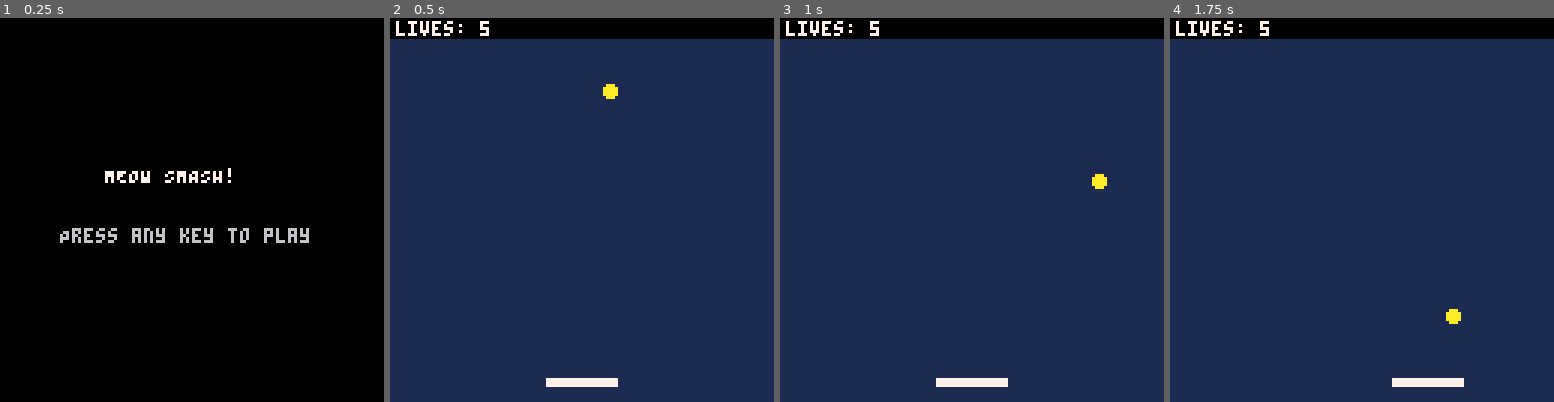
Above: before the commit, frames 1-4 (left to right).
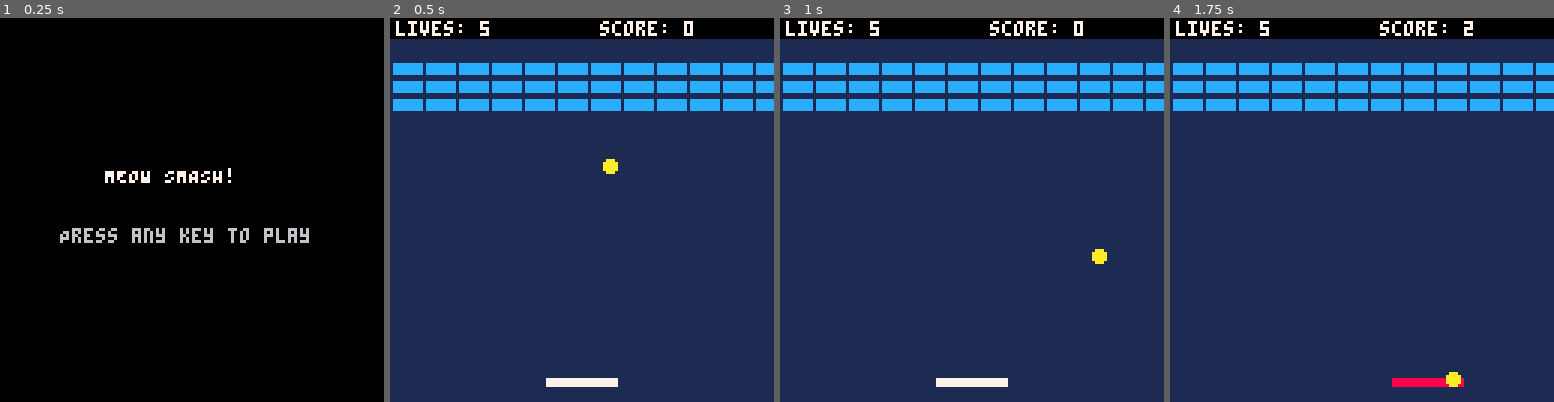
Above: after the commit, the same moments.

Repository: clintkelly/orbit-guard
Game: PICO-8 cartridge meow_smash.p8
Two runs of this game, one before a commit and one after it. Both use one fixed random seed, a clock stepped at 60 frames per second and the inputs below.
Inputs:
- Up to frame 1 (0.25 s): no input
- Up to frame 2 (0.5 s): tap X (X key) at 0.33 s
- Up to frame 3 (1 s): tap O (Z key) at 0.7 s
- Up to frame 4 (1.75 s): tap X (X key) at 1.07 s; hold Right from 1.6 s (still down); tap O (Z key) at 1.7 s

Frame 1 is identical in both runs. In frame 2, 9.0% of the frame differs, in the area x 0-100%, y 0-41%; in frame 3, 9.1%; in frame 4, 9.5%, in the area x 0-100%, y 0-97%.

Commit message:
Complete Meow Smash breakout gameplay
Major additions:
- Full brick layout: 3 rows x 12 columns (36 bricks total)
- Collision system: Generic box collision detection for reusable physics
- Scoring system: +1 point for paddle hits, +10 points for brick destruction
- Sound effects: Different sounds for paddle, brick, wall, and life loss
- UI improvements: Lives and score display in top black bar
- Ball physics: Proper spawning below bricks after life loss

Game now has complete breakout mechanics with proper scoring and feedback.

🤖 Generated with [Claude Code](https://claude.ai/code)

Co-Authored-By: Claude <noreply@anthropic.com>

Diff:
--- a/meow_smash_code/main.lua
+++ b/meow_smash_code/main.lua
@@ -62,12 +62,33 @@
 	self.flash_timer = 5
 end
 
+-- brick class --
+brick = {}
+function brick:new(x, y)
+	local obj = {
+		x = x or 60,
+		y = y or 20,
+		width = 10,
+		height = 4,
+		active = true
+	}
+	setmetatable(obj, self)
+	self.__index = self
+	return obj
+end
+
+function brick:draw()
+	if self.active then
+		rectfill(self.x, self.y, self.x + self.width - 1, self.y + self.height - 1, 12)
+	end
+end
+
 -- ball class --
 ball = {}
 function ball:new()
 	local obj = {
 		x = 64,
-		y = 15,
+		y = 40,
 		radius = 2,
 		dx = 1 + rnd(1), -- random x speed 1-3
 		dy = 1 + rnd(1)  -- random y speed 1-2
@@ -90,38 +111,32 @@
     return m
 end
 
+function ball:check_box_collision(next_x, next_y, box_x, box_y, box_w, box_h)
+	-- Detect if there is any collision at all - if not, just return
+	if next_x + self.radius < box_x then return "none" end
+	if next_x - self.radius > box_x + box_w then return "none" end
+	if next_y + self.radius < box_y then return "none" end
+	if next_y - self.radius > box_y + box_h then return "none" end
+
+	-- Calculate overlaps to determine collision direction
+	-- RHS of ball / LHS of box
+	local overlap_left = next_x + self.radius - box_x
+	-- LHS of ball / RHS of box
+	local overlap_right = box_x + box_w - (next_x - self.radius)
+	-- Bottom of ball / top of box
+	local overlap_top = next_y + self.radius - box_y
+	-- Top of ball / bottom of box
+	local overlap_bottom = box_y + box_h - (next_y - self.radius)
+
+	min_overlap = min_all(overlap_left, overlap_right, overlap_top, overlap_bottom)
+	if min_overlap == overlap_left or min_overlap == overlap_right then
+		return "side"
+	end
+	return "top"
+end
+
 function ball:check_paddle_collision(next_x, next_y)
-
-	-- Detect if there is any collision at all - if not, just return
-	if next_x + self.radius < player_paddle.x  then return "none" end
-	if next_x - self.radius > player_paddle.x + player_paddle.width then return "none" end
-	if next_y + self.radius < player_paddle.y then return "none" end
-	if next_y - self.radius > player_paddle.y + player_paddle.height then return "none" end
-
-	-- First just check for any ovelap - if none exists, then exit early
-	-- RHS of ball / LHS of paddle
-	local overlap_left = next_x + self.radius - player_paddle.x
-	-- LHS of ball / RHS of paddle
-	local overlap_right = player_paddle.x + player_paddle.width - (next_x - self.radius)
-	-- Bottom of ball / top of paddle
-	local overlap_top = next_y + self.radius - player_paddle.y
-	-- Top of ball / bottom of paddle (maybe doesn't matter)
-	local overlap_bottom = player_paddle.y + player_paddle.height - (next_y - self.radius)
-
-	printh("-------------------", "log.txt")
-	printh("ol="..overlap_left, "log.txt")
-	printh("or="..overlap_right, "log.txt")
-	printh("ot="..overlap_top, "log.txt")
-	printh("ob="..overlap_bottom, "log.txt")
-
-	min_overlap = min_all(overlap_left, overlap_right, overlap_top, overlap_bottom)
-	printh("min="..min_overlap, "log.txt")
-	if min_overlap == overlap_left or min_overlap == overlap_right then
-		printh("side", "log.txt")
-		return "side"
-	end
-	print("top", "log.txt")
-	return "top"
+	return self:check_box_collision(next_x, next_y, player_paddle.x, player_paddle.y, player_paddle.width, player_paddle.height)
 end
 
 function ball:update()
@@ -132,11 +147,13 @@
 	-- check wall collisions
 	if next_x - self.radius <= 0 or next_x + self.radius >= 128 then
 		self.dx = -self.dx
+		sfx(3)
 	end
 
 	-- bounce off top bar (7 pixels tall)
 	if next_y - self.radius <= 7 then
 		self.dy = -self.dy
+		sfx(3)
 	end
 
 	-- check if ball hits bottom (lose life)
@@ -146,9 +163,9 @@
 		if player_lives <= 0 then
 			game_state = "game_over"
 		else
-			-- reset ball position (below the black bar)
+			-- reset ball position (below the bricks)
 			self.x = 64
-			self.y = 15
+			self.y = 40
 			self.dx = 1 + rnd(1)
 			self.dy = 1 + rnd(1)
 			if rnd(1) < 0.5 then
@@ -162,11 +179,33 @@
 	if collision == "side" then
 		self.dx = -self.dx
 		player_paddle:flash()
+		player_score += 1
 		sfx(0)
 	elseif collision == "top" then
 		self.dy = -abs(self.dy)
 		player_paddle:flash()
+		player_score += 1
 		sfx(0)
+	end
+
+	-- check brick collisions
+	for brick in all(bricks) do
+		if brick.active then
+			local brick_collision = self:check_box_collision(next_x, next_y, brick.x, brick.y, brick.width, brick.height)
+			if brick_collision == "side" then
+				self.dx = -self.dx
+				brick.active = false
+				player_score += 10
+				sfx(2)
+				break
+			elseif brick_collision == "top" then
+				self.dy = -self.dy
+				brick.active = false
+				player_score += 10
+				sfx(2)
+				break
+			end
+		end
 	end
 
 	-- move ball
@@ -181,11 +220,28 @@
 -- game state management --
 game_state = "start"
 player_lives = 5
+player_score = 0
+bricks = {}
 
 function _init()
 	player_paddle = paddle:new()
 	game_ball = ball:new()
 	player_lives = 5
+	player_score = 0
+	-- initialize bricks
+	init_bricks()
+end
+
+function init_bricks()
+	bricks = {}
+	-- create 3 rows of bricks
+	for row = 0, 2 do
+		for col = 0, 11 do
+			local brick_x = col * 11 + 1 -- 11 pixels spacing (10 width + 1 gap)
+			local brick_y = 15 + row * 6 -- start at y=15, 6 pixels spacing (4 height + 2 gap)
+			add(bricks, brick:new(brick_x, brick_y))
+		end
+	end
 end
 
 function _update60()
@@ -216,6 +272,9 @@
 		player_paddle = paddle:new()
 		game_ball = ball:new()
 		player_lives = 5
+		player_score = 0
+		-- reset bricks
+		init_bricks()
 	end
 end
 
@@ -238,8 +297,13 @@
 	rectfill(0, 0, 127, 6, 0)
 	player_paddle:draw()
 	game_ball:draw()
-	-- display lives in the black bar
+	-- draw bricks
+	for brick in all(bricks) do
+		brick:draw()
+	end
+	-- display lives and score in the black bar
 	print("lives: "..player_lives, 2, 1, 7)
+	print("score: "..player_score, 70, 1, 7)
 end
 
 -- game over functions --
Not shown, changed: the sound effects (__sfx__) section of meow_smash.p8
